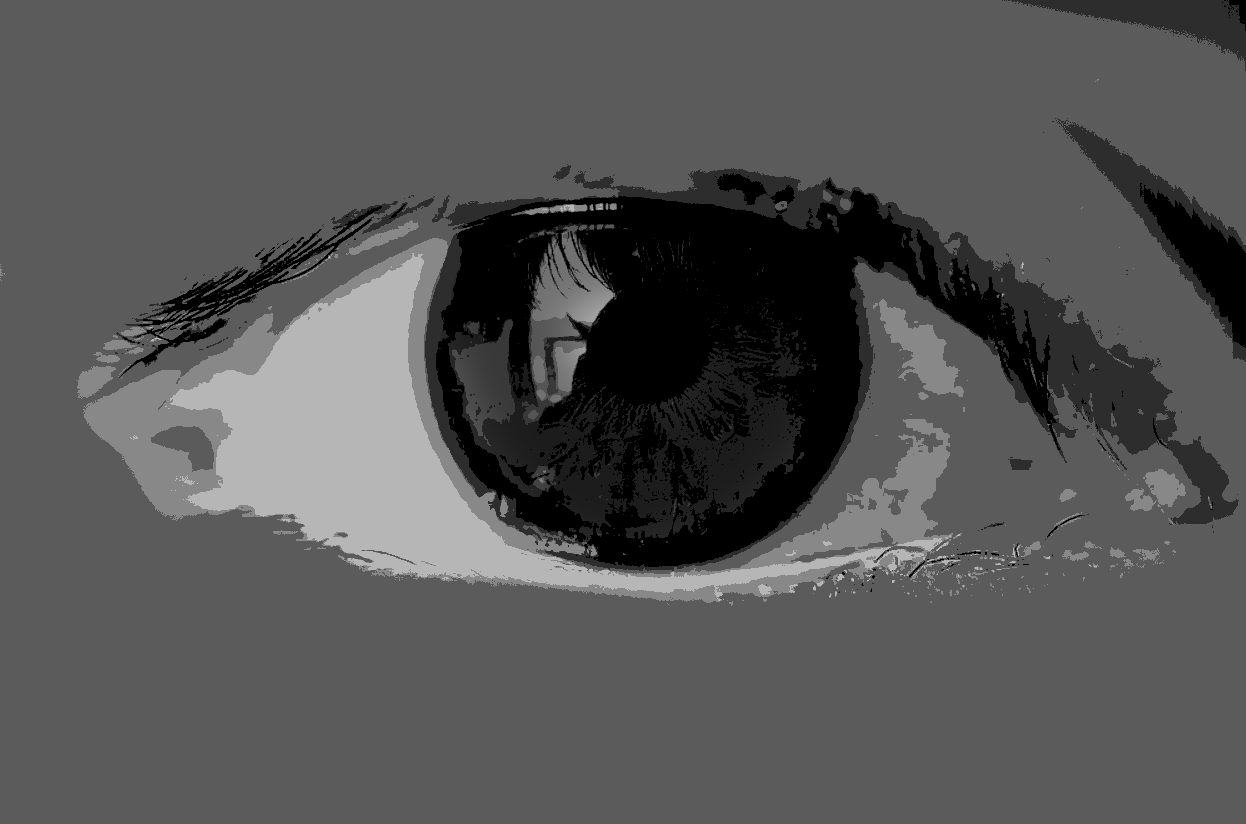
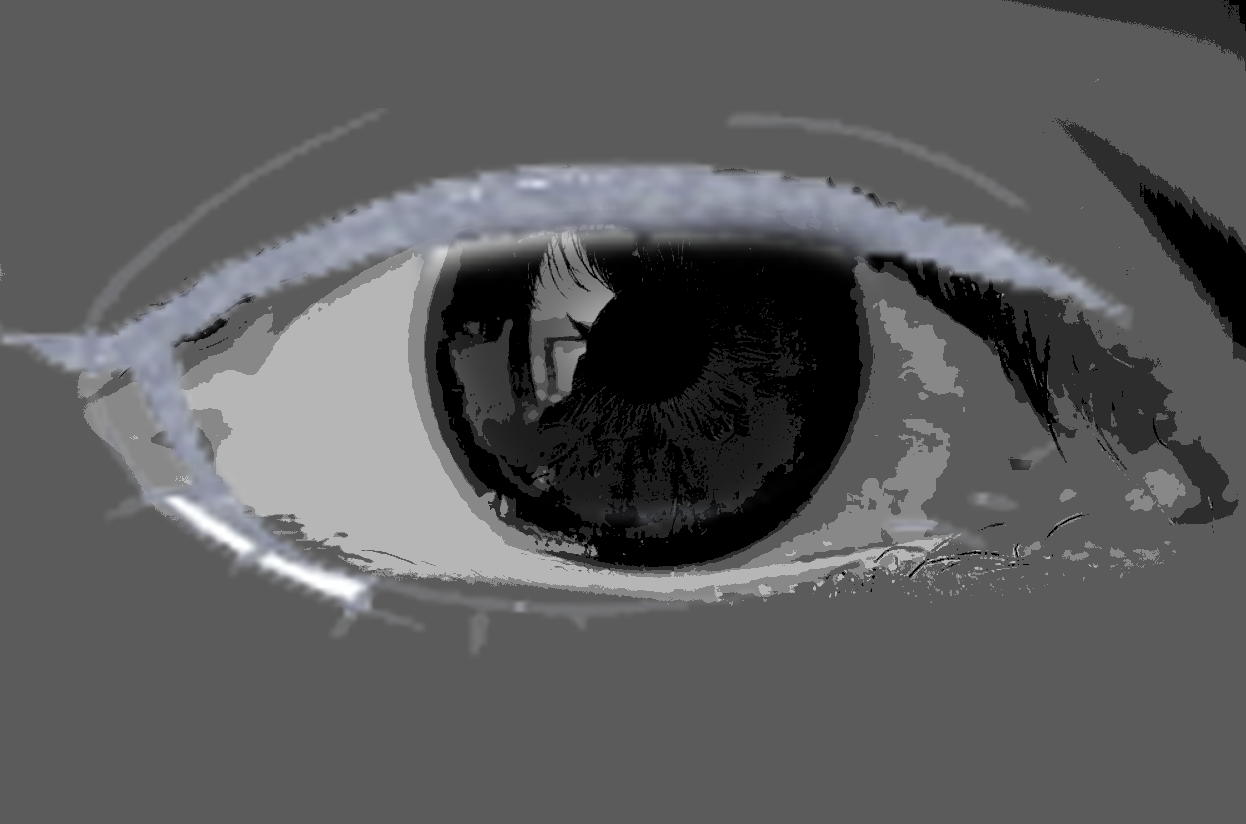
Layers edited between the first and the second 1246 × 824 image:
added layer "Warstwa 7" above "Barwa/Nasycenie 1" over (0, 108, 1135, 658)
